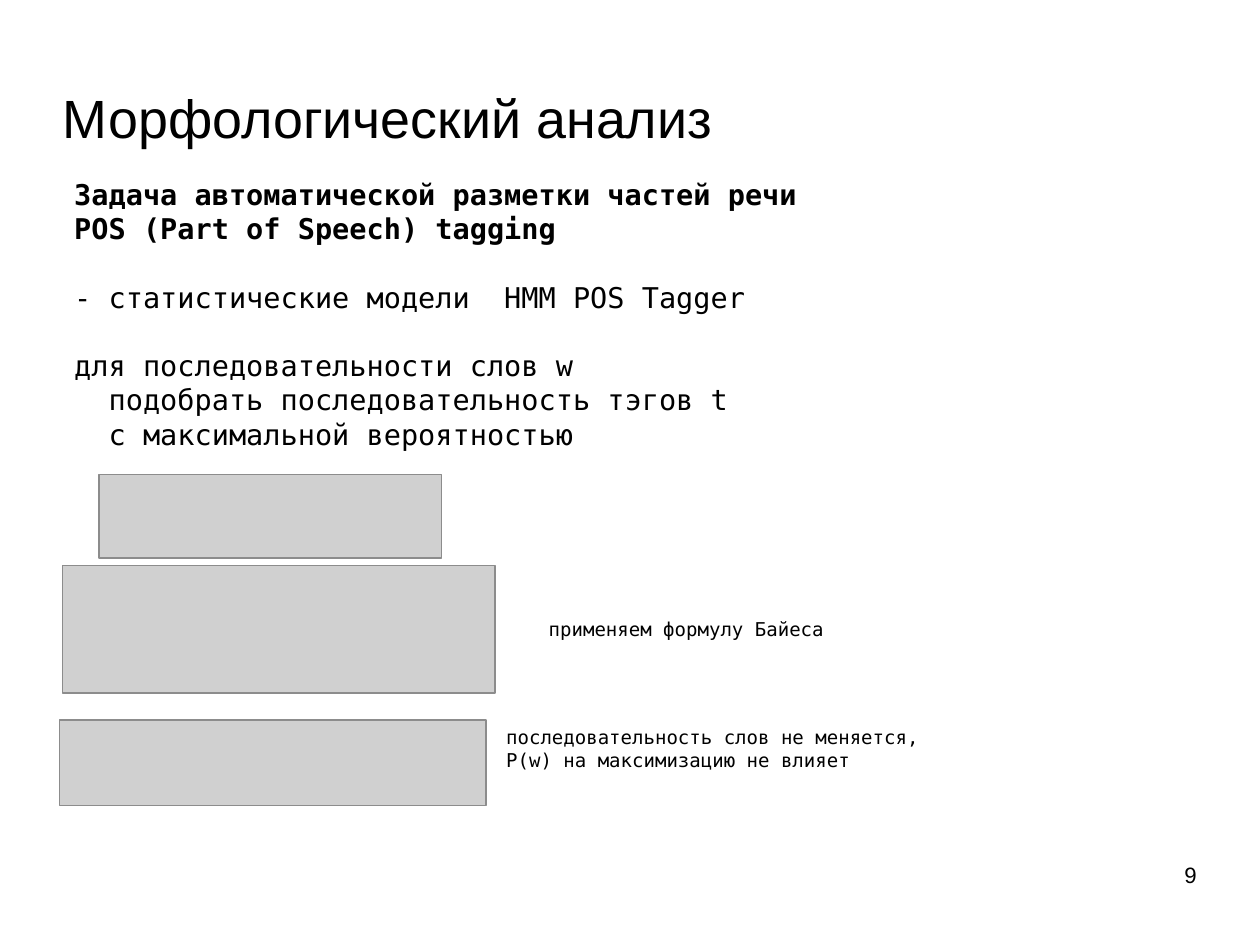
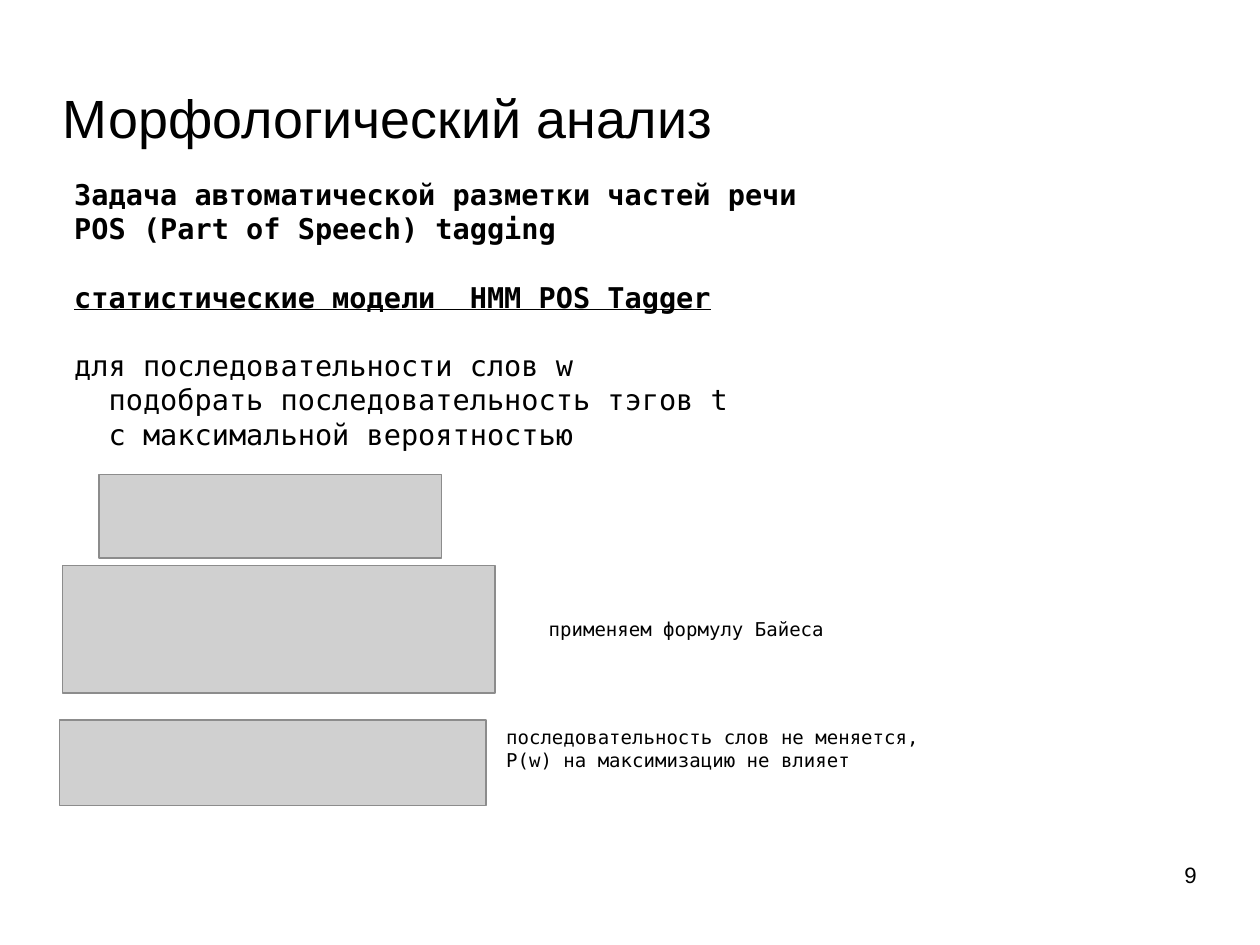
Before and after one commit to mechanoid5/ml_nlp_2022, a slide deck: slide 9 of 06-morph.odp. Drawn at 1260x945 pixels with LibreOffice and Linux fonts; fonts in the diff are those of the drawing; grey boxes stand for pictures; background and template pictures are left out. Boxes give left, top, right and bottom in pixels: in the first picture for what was removed or moved away, otherwise in the second. Text is boxed around its words. In the diff, an @@ line names an element or a change of style, - is before the commit and + after.

```diff
--- a/06-morph.odp
+++ b/06-morph.odp
@@ text at (74,286,710,314): text changed; bold on @@
-- статистические модели HMM POS Tagger
+статистические модели HMM POS Tagger
```
Also in this commit, not shown: 2 other slides changed.
